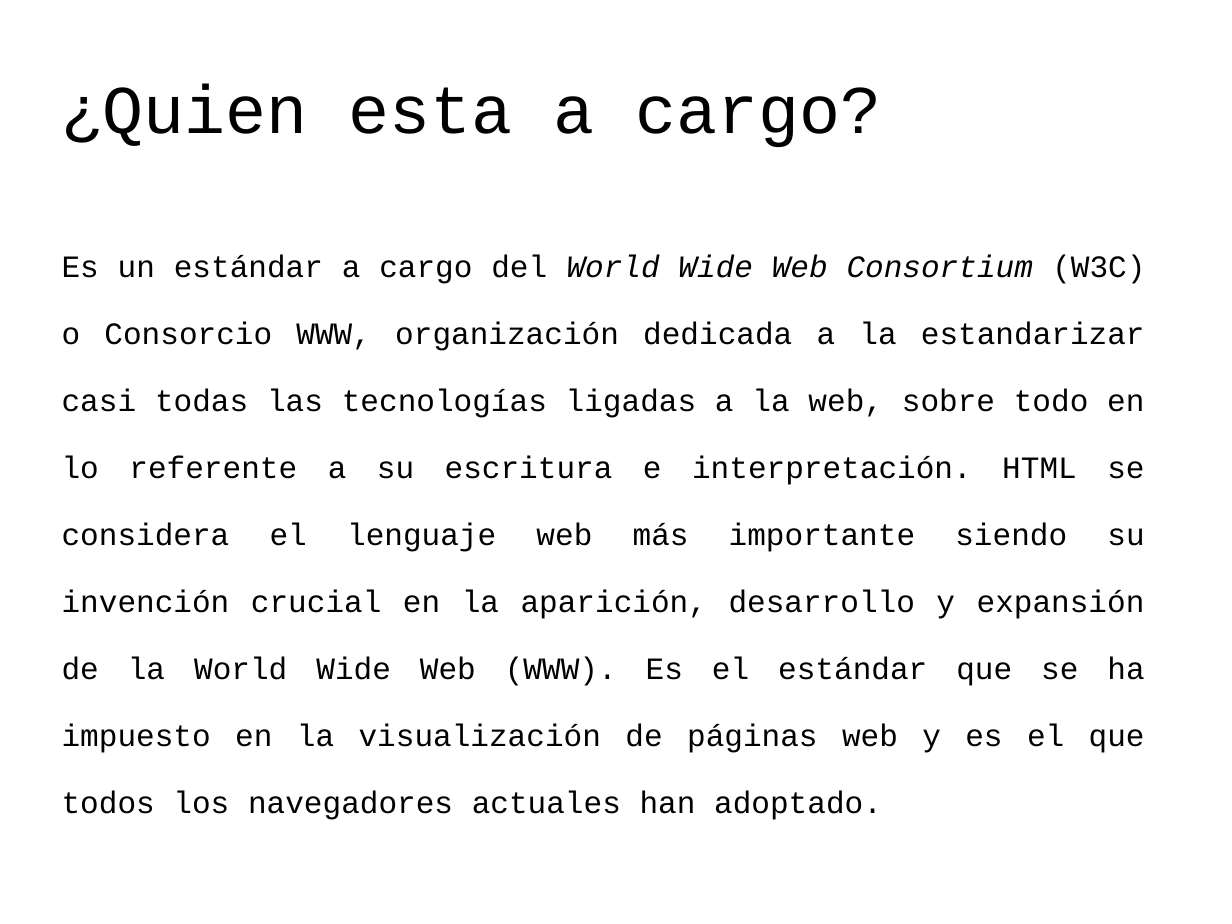
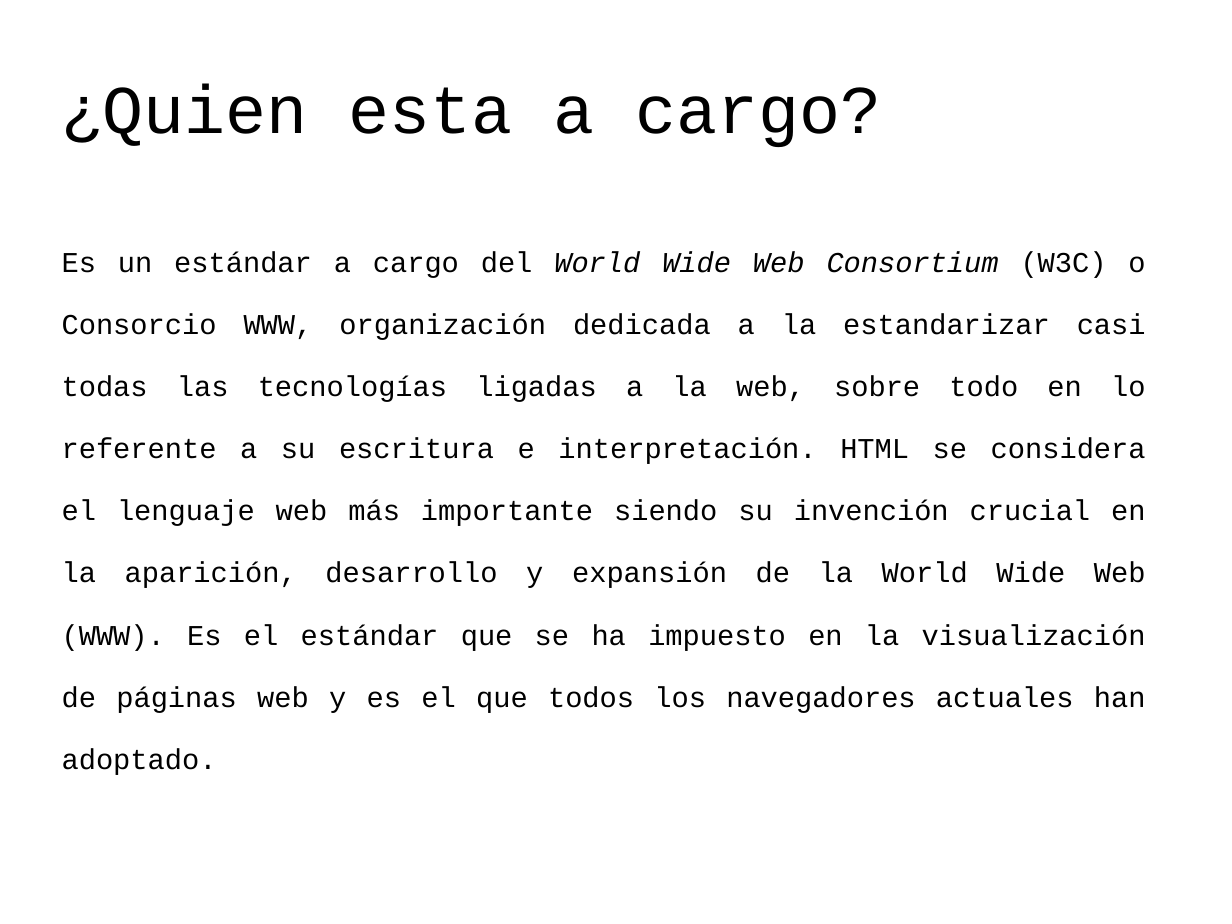
Before and after one commit to codefuncode/Curso-de-HTML-2020, a slide deck: slide 3 of 01-Tutorial-HTML/001-Introduccion-HTML/Introduccion.odp. Drawn at 1232x924 pixels with LibreOffice and Linux fonts; fonts in the diff are those of the drawing; background and template pictures are left out. Boxes give left, top, right and bottom in pixels: in the first picture for what was removed or moved away, otherwise in the second. Text is boxed around its words. In the diff, an @@ line names an element or a change of style, - is before the commit and + after.

```diff
--- a/01-Tutorial-HTML/001-Introduccion-HTML/Introduccion.odp
+++ b/01-Tutorial-HTML/001-Introduccion-HTML/Introduccion.odp
@@ text "Es un estándar a cargo ..." at (x1=62, y1=252, x2=1146, y2=713): size 20 to 18.5 pt @@
```
Also in this commit, not shown: 3 other slides changed, 17 other files.
